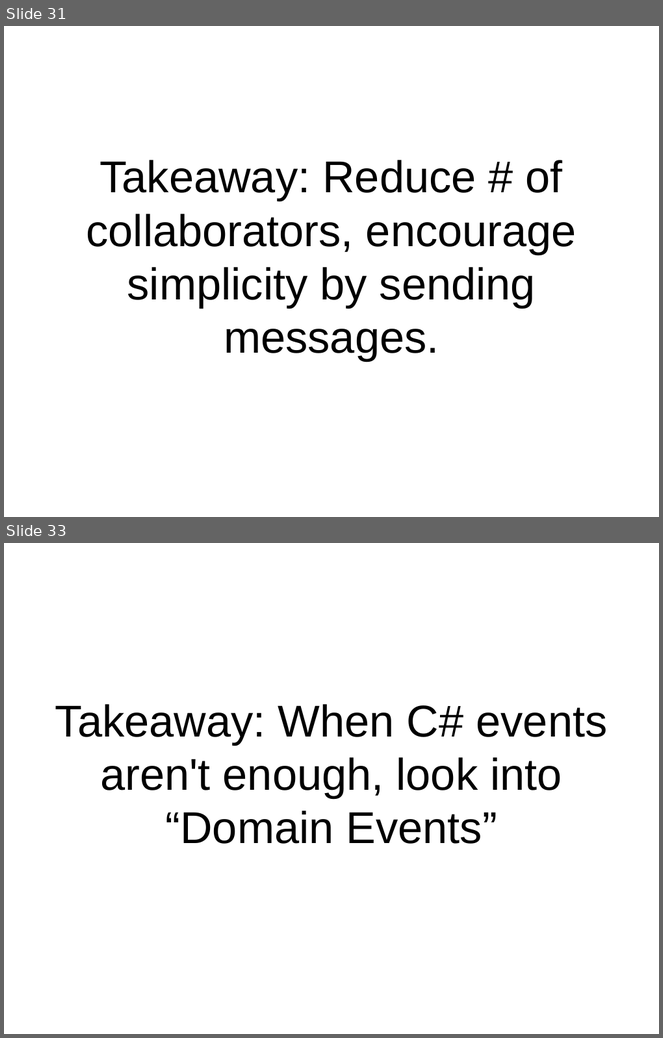
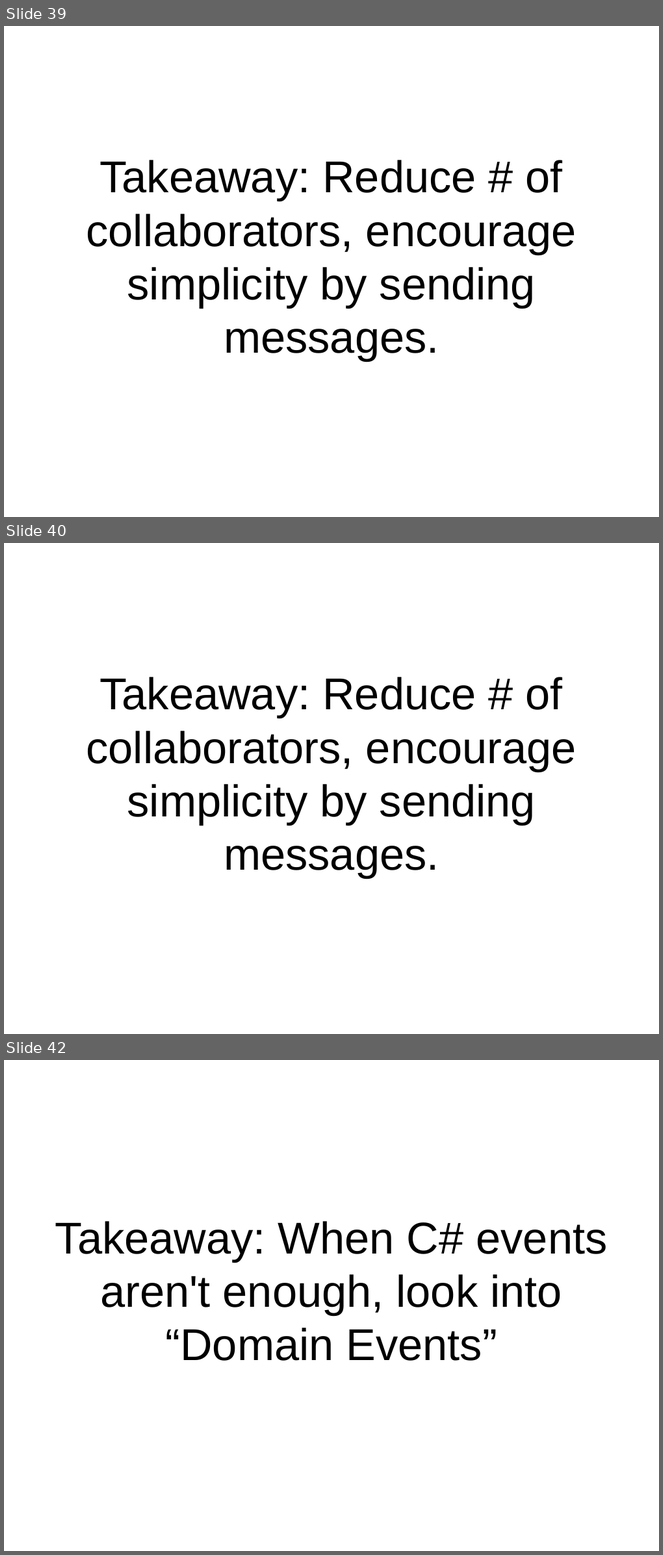
Before and after one commit to pseale/presentation-message-passing, a slide deck: message-passing.odp. Shown one above the other, each under a label of ours: slides 31 and 33 before the commit, slides 39, 40 and 42 after it; the slides between them are not shown. The pictures are 663x1038 and 663x1555 pixels, drawn with LibreOffice and Linux fonts; fonts in the diff are those of the drawing. Boxes give left, top, right and bottom in pixels: in the first picture for what was removed or moved away, otherwise in the second. Text is boxed around its words. In the diff, an @@ line names an element or a change of style, - is before the commit and + after.

```diff
--- a/message-passing.odp
+++ b/message-passing.odp
@@ slide 40 added at <box>4,543,659,1034</box>, background #FFFFFF @@
@@ subtitle added at <box>87,677,577,879</box>, 54 pt, text #000000 @@
+Takeaway: Reduce # of collaborators, encourage simplicity by sending messages.
@@ what was slide 31 is now slide 39 @@
@@ what was slide 33 is now slide 42 @@
```
Also in this commit, not shown: 2 slides changed, 7 other slides added, 27 other files.
